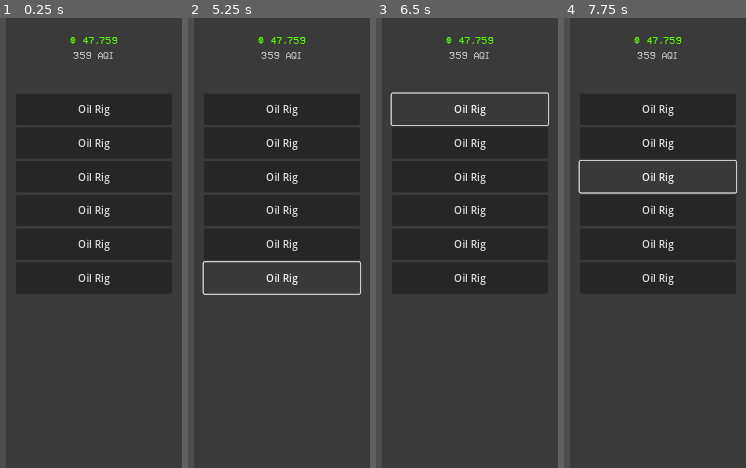
Above: before the commit, frames 1-4 (left to right).
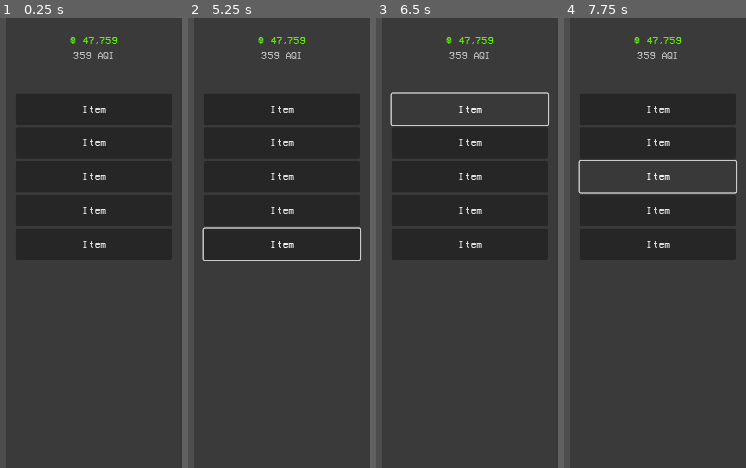
Above: after the commit, the same moments.

Repository: nwHacks2025/pollution-simulator
Game: Godot game, scene res://scenes/game_sidebar_ui.tscn
The game is run twice, just before and just after one commit, with the same random seed, the same clock (stepped at 60 frames per second) and the same inputs. This scene is started directly instead of the project's main scene.
Inputs (mouse positions are in pixels of both pictures, inside the frame that each line leads up to):
- Up to frame 1 (0.25 s): no input
- Up to frame 2 (5.25 s): click (282, 108) at 0.5 s, where only the run before the commit has a clickable "Oil Rig"; click "Oil Rig" (after the commit: "Item") at 1.25 s; click (282, 144) at 2 s, where only the run before the commit has a clickable "Oil Rig"; click (282, 175) at 2.75 s, where only the run before the commit has a clickable "Oil Rig"; click (282, 211) at 3.5 s, where only the run before the commit has a clickable "Oil Rig"; click (282, 243) at 4.25 s, where only the run before the commit has a clickable "Oil Rig"; click (282, 279) at 5 s, where only the run before the commit has a clickable "Oil Rig"
- Up to frame 3 (6.5 s): click "Oil Rig" (after the commit: "Item") at 5.75 s
- Up to frame 4 (7.75 s): click (658, 144) at 6.5 s, where only the run before the commit has a clickable "Oil Rig"; click (658, 175) at 7.25 s, where only the run before the commit has a clickable "Oil Rig"

The runs differ from the first frame. In frame 1, 1.2% of the frame differs, in the area x 42-61%, y 19-60%; in frame 2, 2.8%, in the area x 7-96%, y 19-62%; in frame 3, 1.2%; in frame 4, 1.2%.

Commit message:
More work on sidebar

Diff:
--- a/scenes/button_template.tscn
+++ b/scenes/button_template.tscn
@@ -1,12 +1,15 @@
-[gd_scene format=3 uid="uid://e6okeiw1i688"]
+[gd_scene load_steps=2 format=3 uid="uid://e6okeiw1i688"]
 
-[node name="Control" type="Control"]
+[ext_resource type="FontFile" uid="uid://diry7x2t658ir" path="res://assets/VCR_OSD_MONO_1.001.ttf" id="1_i4jll"]
+
+[node name="list_element" type="Control"]
+custom_minimum_size = Vector2(250, 50)
 layout_mode = 3
 anchors_preset = 15
 anchor_right = 1.0
 anchor_bottom = 1.0
-offset_right = -1031.0
-offset_bottom = -651.0
+offset_right = -1030.0
+offset_bottom = -670.0
 grow_horizontal = 2
 grow_vertical = 2
 
@@ -17,4 +20,5 @@
 anchor_bottom = 1.0
 grow_horizontal = 2
 grow_vertical = 2
+theme_override_fonts/font = ExtResource("1_i4jll")
 text = "Item"
--- a/scenes/game_sidebar_ui.tscn
+++ b/scenes/game_sidebar_ui.tscn
@@ -1,6 +1,7 @@
-[gd_scene load_steps=2 format=3 uid="uid://ulr5wq4nqyb6"]
+[gd_scene load_steps=3 format=3 uid="uid://ulr5wq4nqyb6"]
 
-[ext_resource type="FontFile" uid="uid://brakkbdwjt8y6" path="res://assets/VCR_OSD_MONO_1.001.ttf" id="1_53m7p"]
+[ext_resource type="FontFile" uid="uid://diry7x2t658ir" path="res://assets/VCR_OSD_MONO_1.001.ttf" id="1_53m7p"]
+[ext_resource type="PackedScene" uid="uid://e6okeiw1i688" path="res://scenes/button_template.tscn" id="2_rhe0f"]
 
 [node name="Control" type="Control"]
 layout_mode = 3
@@ -60,32 +61,17 @@
 size_flags_horizontal = 4
 size_flags_vertical = 3
 
-[node name="Button" type="Button" parent="ColorRect/layout/purchase_items"]
-custom_minimum_size = Vector2(250, 50)
+[node name="button1" parent="ColorRect/layout/purchase_items" instance=ExtResource("2_rhe0f")]
 layout_mode = 2
-text = "Oil Rig"
 
-[node name="Button2" type="Button" parent="ColorRect/layout/purchase_items"]
-custom_minimum_size = Vector2(250, 50)
+[node name="button2" parent="ColorRect/layout/purchase_items" instance=ExtResource("2_rhe0f")]
 layout_mode = 2
-text = "Oil Rig"
 
-[node name="Button3" type="Button" parent="ColorRect/layout/purchase_items"]
-custom_minimum_size = Vector2(250, 50)
+[node name="button3" parent="ColorRect/layout/purchase_items" instance=ExtResource("2_rhe0f")]
 layout_mode = 2
-text = "Oil Rig"
 
-[node name="Button4" type="Button" parent="ColorRect/layout/purchase_items"]
-custom_minimum_size = Vector2(250, 50)
+[node name="button4" parent="ColorRect/layout/purchase_items" instance=ExtResource("2_rhe0f")]
 layout_mode = 2
-text = "Oil Rig"
 
-[node name="Button5" type="Button" parent="ColorRect/layout/purchase_items"]
-custom_minimum_size = Vector2(250, 50)
+[node name="button5" parent="ColorRect/layout/purchase_items" instance=ExtResource("2_rhe0f")]
 layout_mode = 2
-text = "Oil Rig"
-
-[node name="Button6" type="Button" parent="ColorRect/layout/purchase_items"]
-custom_minimum_size = Vector2(250, 50)
-layout_mode = 2
-text = "Oil Rig"
--- a/scenes/purchase_items.gd
+++ b/scenes/purchase_items.gd
@@ -1,16 +1,22 @@
 extends VBoxContainer
 
-var button_labels = ["Button 1", "Button 2", "Button 3"]
+var button_refs = [
+	$ColorRect/layout/purchase_items/button1,
+	$ColorRect/layout/purchase_items/button2,
+	$ColorRect/layout/purchase_items/button3,
+	$ColorRect/layout/purchase_items/button4,
+	$ColorRect/layout/purchase_items/button5,
+]
 
 func _ready():
-	# Debugging: Check if the VBoxContainer is active
-	print("VBoxContainer is ready")
-
-	for label in button_labels:
-		var button = Button.new()
-		button.text = label
-		add_child(button)  # Add the button as a child of the VBoxContainer
-
+	print("el")
+	var element_dict: Dictionary = {
+		# [Price, AQI effect]
+		"Paper Straw": [58, 2],
+		"Oil Drill": [1400, 25]
+	}
+	for i in len(element_dict.keys):
+		print(element_dict[i])
 
 
 
Binary file added: assets/oil_drill.png
